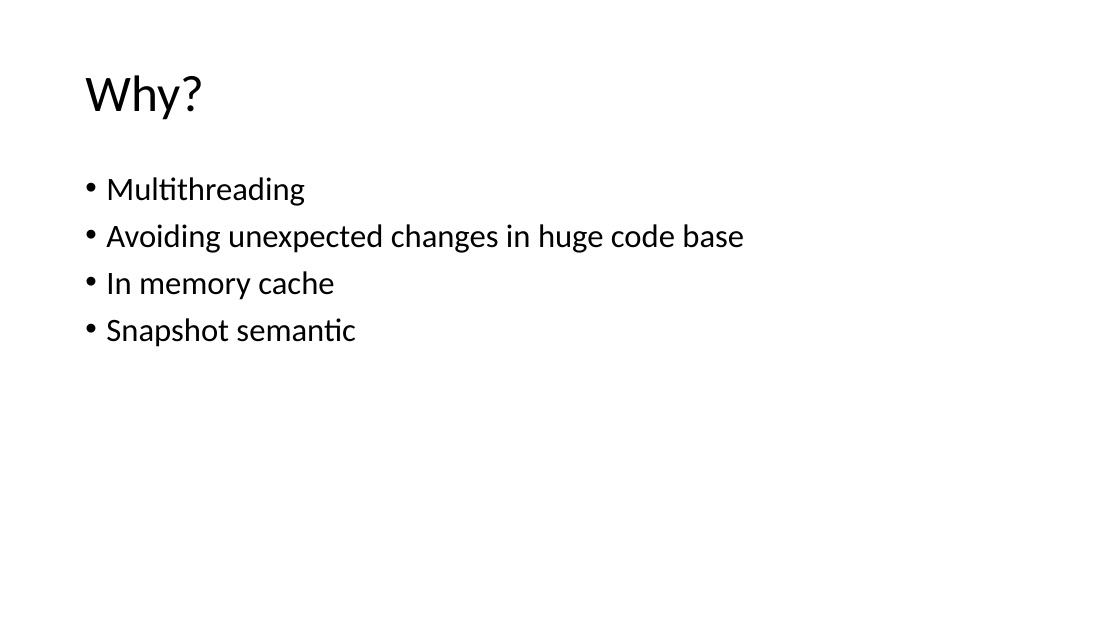
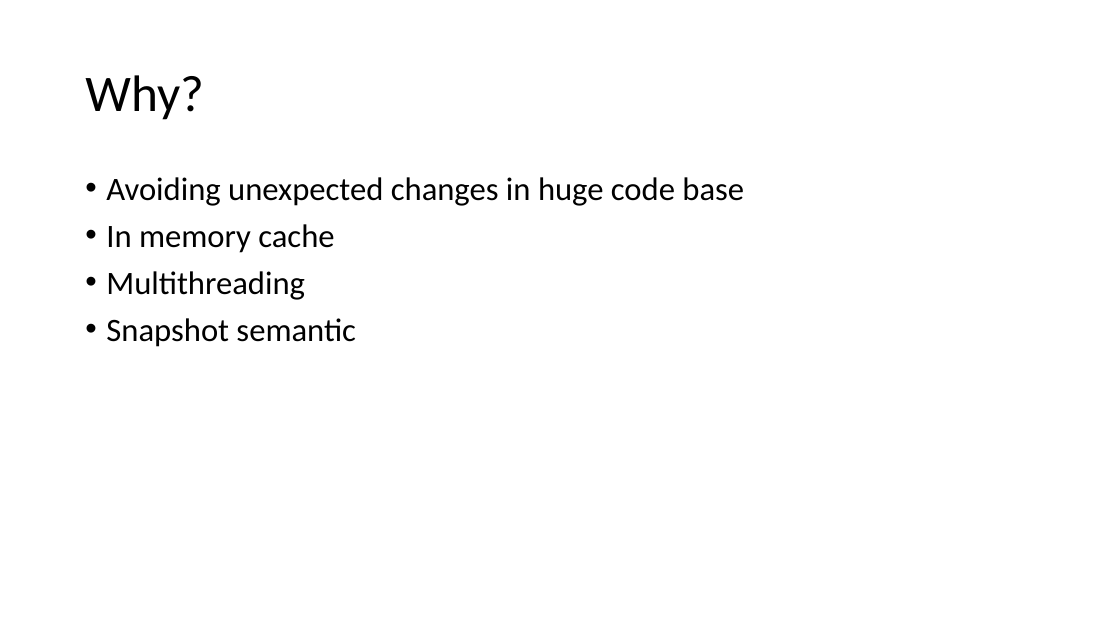
Before and after one commit to kugushev/presentations, a slide deck: slide 5 of Presentation.pptx (slide 4 before the commit). Drawn at 1120x630 pixels with LibreOffice and Linux fonts; fonts in the diff are those of the drawing. Boxes give left, top, right and bottom in pixels: in the first picture for what was removed or moved away, otherwise in the second. Text is boxed around its words. In the diff, an @@ line names an element or a change of style, - is before the commit and + after.

```diff
--- a/Presentation.pptx
+++ b/Presentation.pptx
@@ text at (106, 177, 305, 206): paragraph removed @@
-• Multithreading
@@ text at (106, 271, 305, 300): paragraph added @@
+• Multithreading
```
Also in this commit, not shown: 3 other slides changed, 5 slides added, 6 other files.
